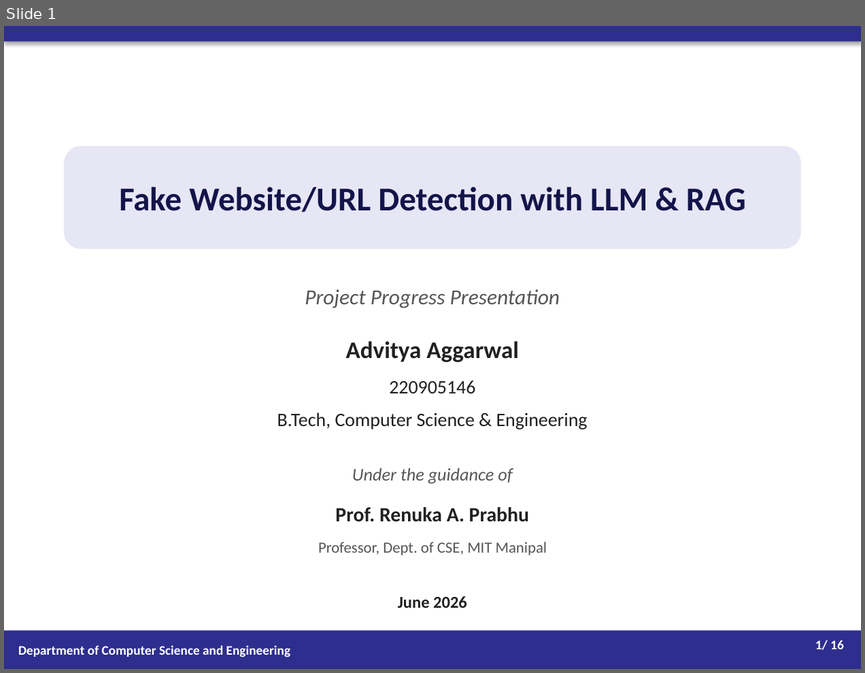
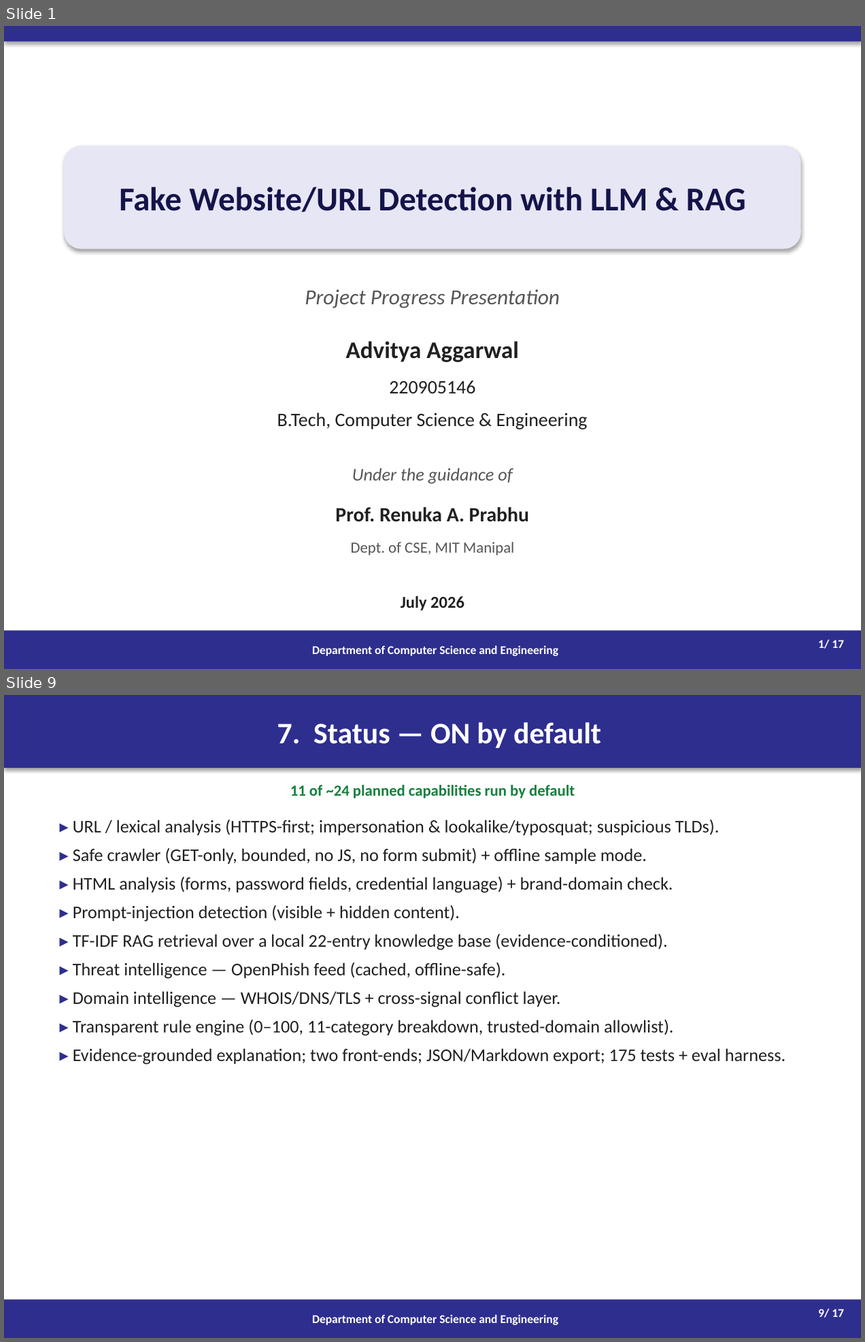
Before and after one commit to Advityaa/fake-url-detection, a slide deck: Project_Progress_Presentation.pptx. Shown one above the other, each under a label of ours: slide 1 before the commit, slides 1 and 9 after it; the slides between them are not shown. The pictures are 865x673 and 865x1342 pixels, drawn with LibreOffice and Linux fonts; fonts in the diff are those of the drawing. Boxes give left, top, right and bottom in pixels: in the first picture for what was removed or moved away, otherwise in the second. Text is boxed around its words. In the diff, an @@ line names an element or a change of style, - is before the commit and + after.

```diff
--- a/Project_Progress_Presentation.pptx
+++ b/Project_Progress_Presentation.pptx
@@ slide 9 added at box(4, 695, 861, 1338), background #FFFFFF @@
@@ rectangle added at box(4, 695, 861, 768), fill #2E2E8F, 25 pt, text #FFFFFF, bold @@
+7. Status — ON by default
@@ text added at box(290, 785, 575, 798), 13 pt, text #15803D, bold @@
+11 of ~24 planned capabilities run by default
@@ text added at box(73, 819, 785, 1064), 15 pt, text #202020 @@
+▸ URL / lexical analysis (HTTPS-first; impersonation & lookalike/typosquat; suspicious TLDs).
+▸ Safe crawler (GET-only, bounded, no JS, no form submit) + offline sample mode.
+▸ HTML analysis (forms, password fields, credential language) + brand-domain check.
+▸ Prompt-injection detection (visible + hidden content).
+▸ TF-IDF RAG retrieval over a local 22-entry knowledge base (evidence-conditioned).
+▸ Threat intelligence — OpenPhish feed (cached, offline-safe).
+▸ Domain intelligence — WHOIS/DNS/TLS + cross-signal conflict layer.
+▸ Transparent rule engine (0–100, 11-category breakdown, trusted-domain allowlist).
+▸ Evidence-grounded explanation; two front-ends; JSON/Markdown export; 175 tests + eval harness.
@@ rectangle added at box(4, 1299, 861, 1338), fill #2E2E8F, 10 pt, text #FFFFFF, bold @@
+Department of Computer Science and Engineering
@@ text added at box(818, 1308, 844, 1317), 10 pt, text #FFFFFF, bold @@
+9/ 17
@@ slide 1 changed as well @@
@@ rounded rectangle "Fake Website/URL Detection with LLM ..." at box(64, 146, 801, 249): shadow on @@
@@ text at box(351, 541, 514, 555): text changed @@
-Professor, Dept. of CSE, MIT Manipal
+Dept. of CSE, MIT Manipal
@@ text at box(400, 595, 464, 610): text changed @@
-June 2026
+July 2026
@@ rectangle "Department of Computer Science and ..." at box(4, 630, 861, 669): size 11 to 10 pt; alignment left to centre @@
@@ text at box(818, 639, 844, 648): text changed; size 11 to 10 pt @@
-1/ 16
+1/ 17
```
Also in this commit, not shown: 9 other slides changed, 6 other slides added, 6 slides removed, 3 other files.
